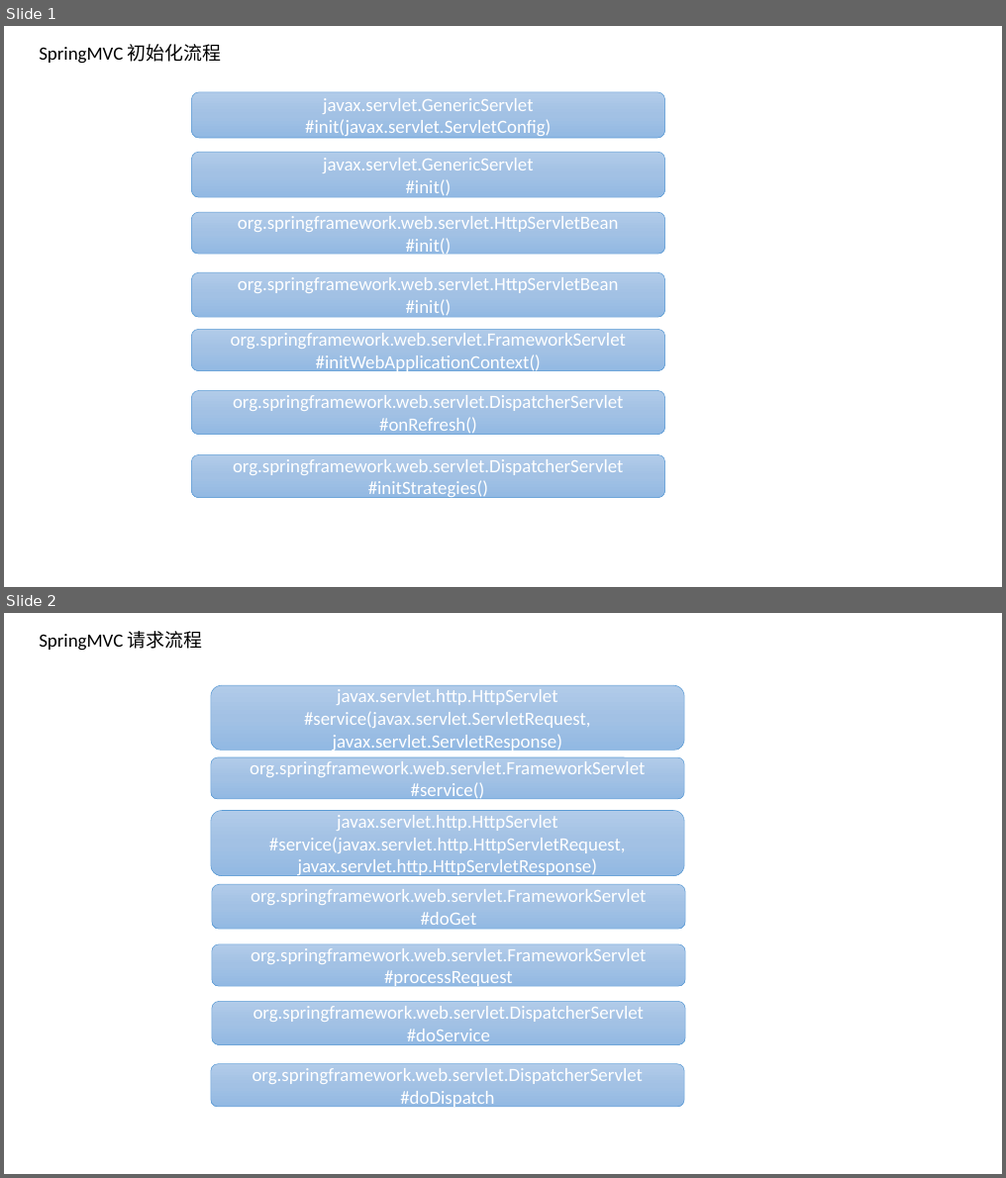
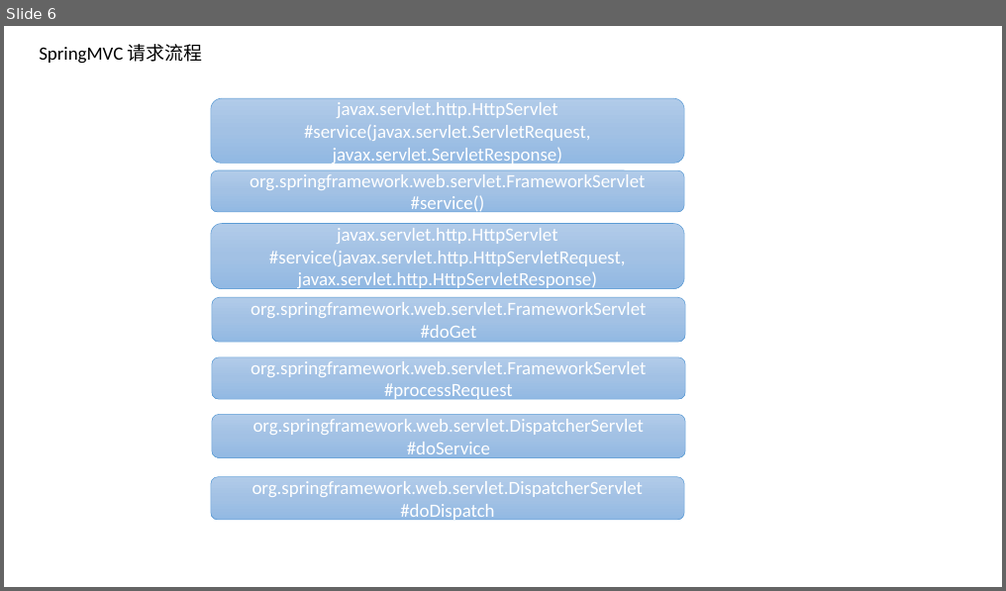
Before and after one commit to rockleeprc/note, a slide deck: ppt/BI.pptx. Shown one above the other, each under a label of ours: slides 1 and 2 before the commit, slide 6 after it. The pictures are 1006x1178 and 1006x591 pixels, drawn with LibreOffice and Linux fonts; fonts in the diff are those of the drawing. Boxes give left, top, right and bottom in pixels: in the first picture for what was removed or moved away, otherwise in the second. Text is boxed around its words. In the diff, an @@ line names an element or a change of style, - is before the commit and + after.

```diff
--- a/ppt/BI.pptx
+++ b/ppt/BI.pptx
@@ slide 1 removed at [4,26,1002,587], background #FFFFFF @@
@@ text removed at [39,44,221,64] @@
-SpringMVC 初始化流程
@@ rounded rectangle removed at [191,92,665,138] @@
-javax.servlet.GenericServlet
-#init(javax.servlet.ServletConfig)
@@ rounded rectangle removed at [191,152,665,197] @@
-javax.servlet.GenericServlet
-#init()
@@ rounded rectangle removed at [191,212,665,254] @@
-org.springframework.web.servlet.HttpServletBean
-#init()
@@ rounded rectangle removed at [191,274,665,318] @@
-org.springframework.web.servlet.HttpServletBean
-#init()
@@ rounded rectangle removed at [191,329,665,372] @@
-org.springframework.web.servlet.FrameworkServlet
-#initWebApplicationContext()
@@ rounded rectangle removed at [191,390,665,434] @@
-org.springframework.web.servlet.DispatcherServlet
-#onRefresh()
@@ rounded rectangle removed at [191,455,665,497] @@
-org.springframework.web.servlet.DispatcherServlet
-#initStrategies()
@@ what was slide 2 is now slide 6 @@
```
Also in this commit, not shown: 5 slides added, 1 other file.
